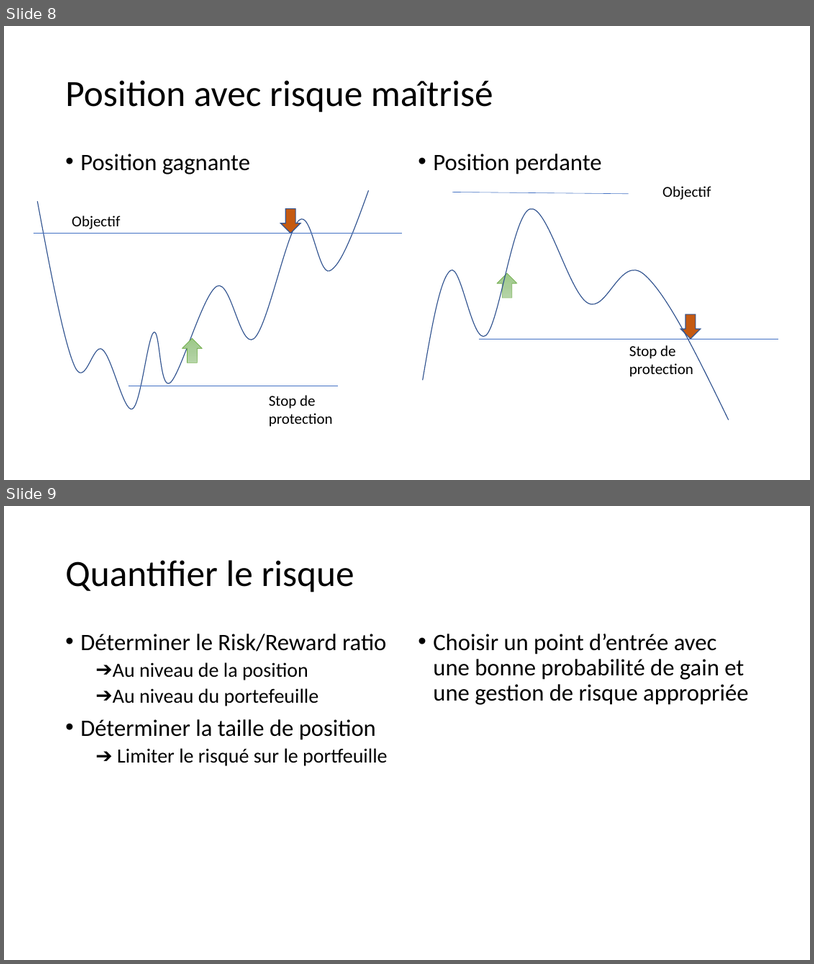
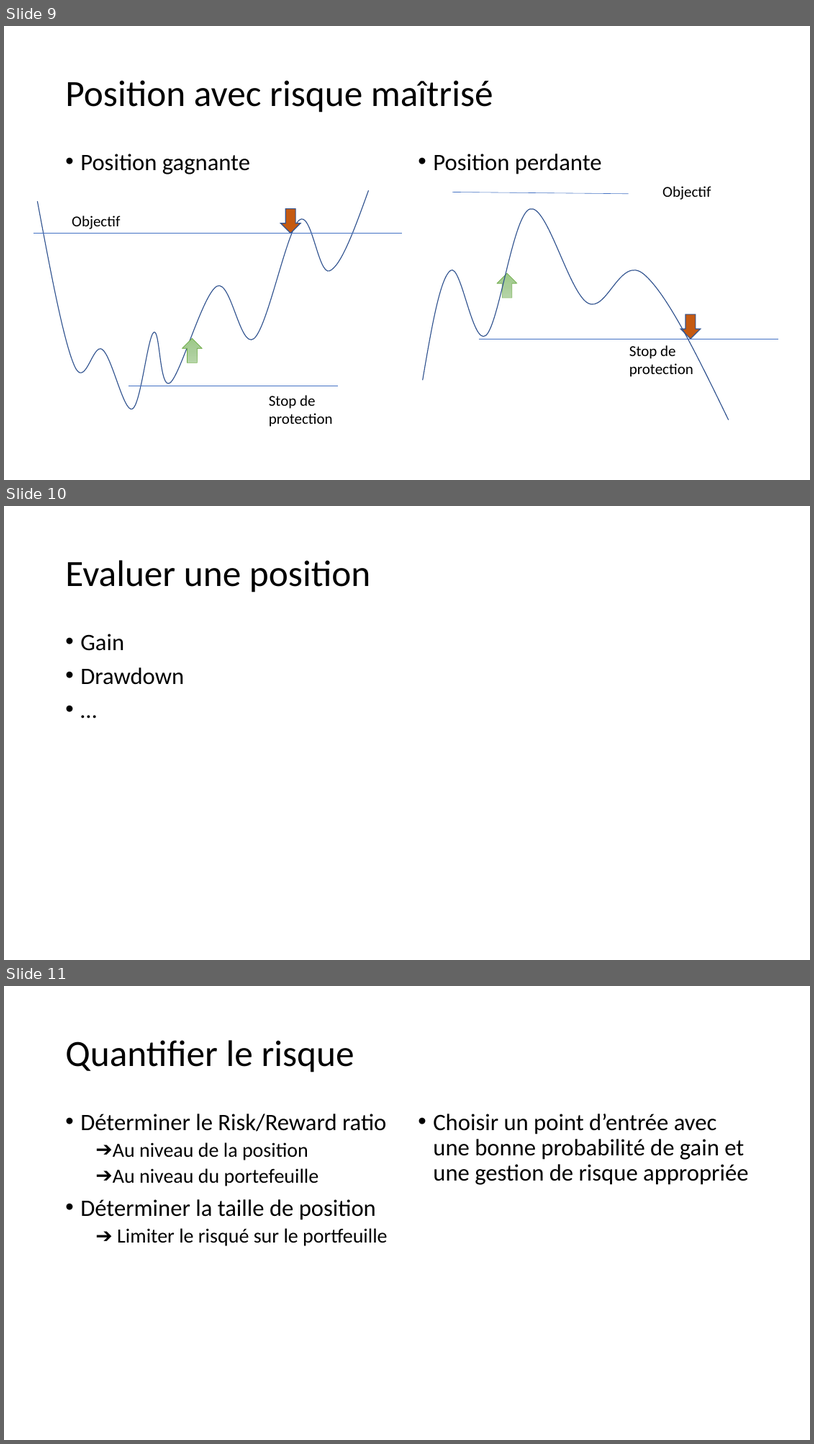
Before and after one commit to dadelcarbo/UltimateChartistRoot, a slide deck: Formation/Formation Bourse.pptx. Shown one above the other, each under a label of ours: slides 8 and 9 before the commit, slides 9, 10 and 11 after it. The pictures are 814x964 and 814x1444 pixels, drawn with LibreOffice and Linux fonts; fonts in the diff are those of the drawing. Boxes give left, top, right and bottom in pixels: in the first picture for what was removed or moved away, otherwise in the second. Text is boxed around its words. In the diff, an @@ line names an element or a change of style, - is before the commit and + after.

```diff
--- a/Formation/Formation Bourse.pptx
+++ b/Formation/Formation Bourse.pptx
@@ slide 10 added at [4, 506, 810, 960], background #FFFFFF @@
@@ title added at [65, 560, 370, 592], 44 pt, text #000000 @@
+Evaluer une position
@@ text added at [80, 633, 184, 685], 28 pt, text #000000 @@
+• Gain
+• Drawdown
+• …
@@ what was slide 8 is now slide 9 @@
@@ what was slide 9 is now slide 11 @@
```
Also in this commit, not shown: 1 other slide added, 8 other files.
